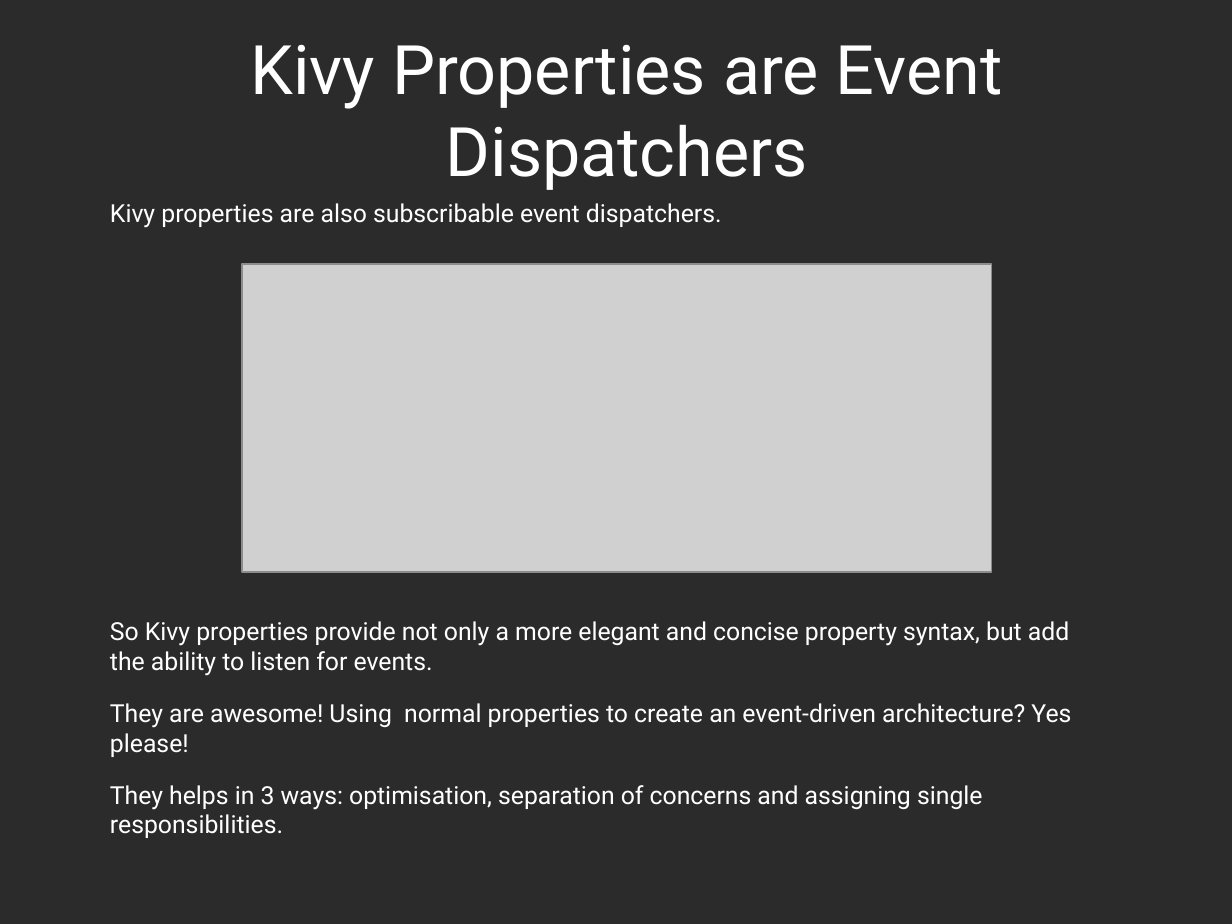
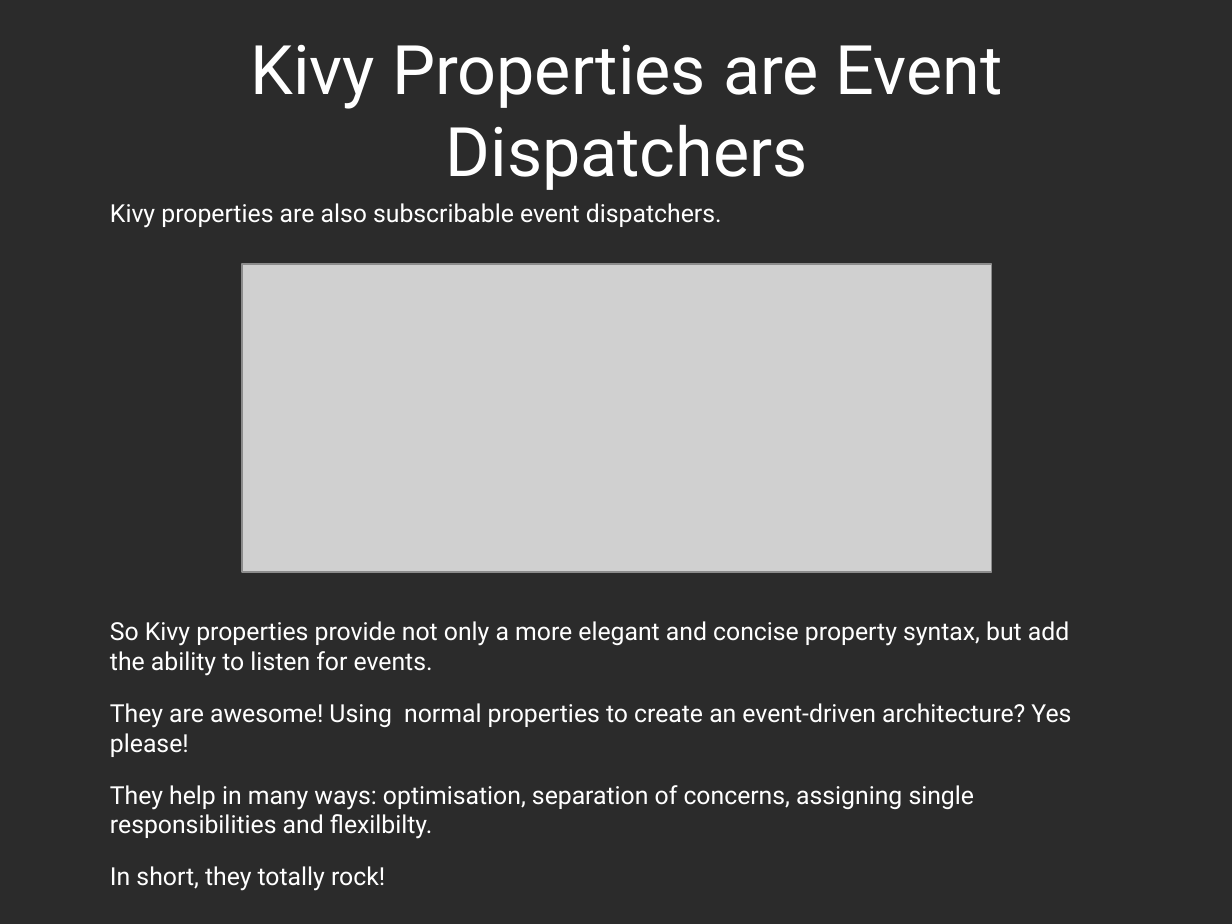
Before and after one commit to Zen-CODE/kivybits, a slide deck: slide 18 of PyCon/ZA 2013/PyCon.odp. Drawn at 1232x924 pixels with LibreOffice and Linux fonts; fonts in the diff are those of the drawing; grey boxes stand for pictures; background and template pictures are left out; a plain dark background stands for a picture behind light text. Boxes give left, top, right and bottom in pixels: in the first picture for what was removed or moved away, otherwise in the second. Text is boxed around its words. In the diff, an @@ line names an element or a change of style, - is before the commit and + after.

Commit message:
Added properties examination

```diff
--- a/PyCon/ZA 2013/PyCon.odp
+++ b/PyCon/ZA 2013/PyCon.odp
@@ text at (x1=110, y1=785, x2=975, y2=891): text changed @@
-They helps in 3 ways: optimisation, separation of concerns and assigning single responsibilities.
+They help in many ways: optimisation, separation of concerns, assigning single responsibilities and flexilbilty.
+In short, they totally rock!
```
